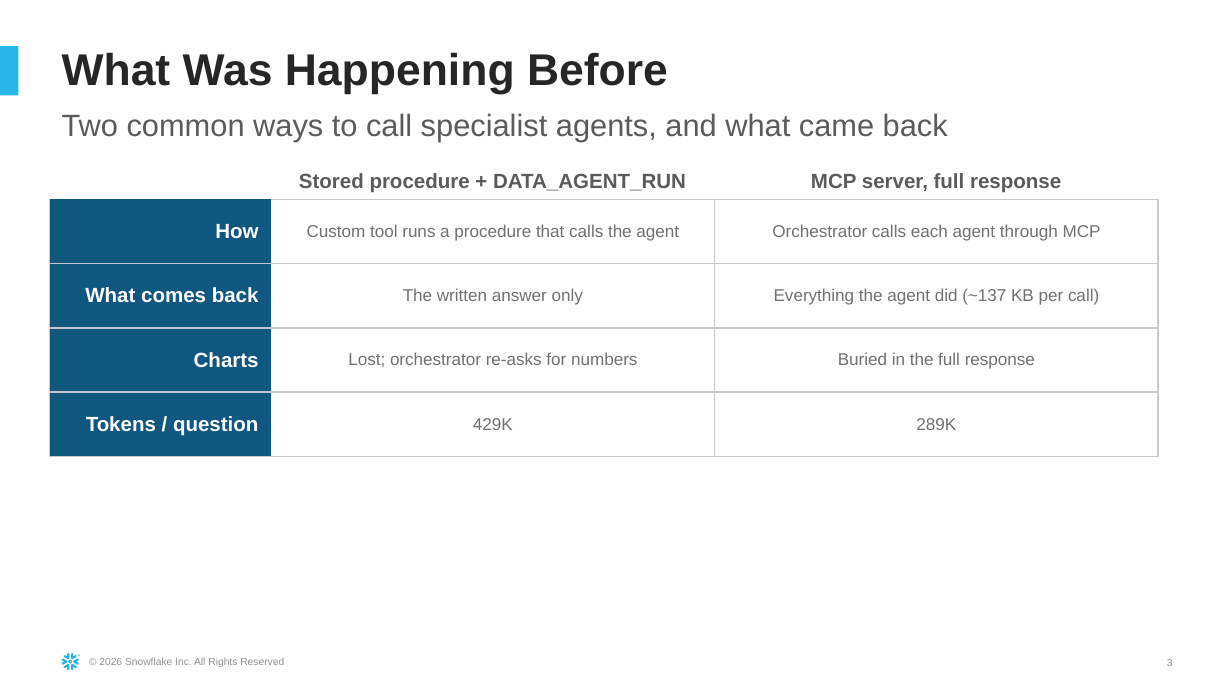
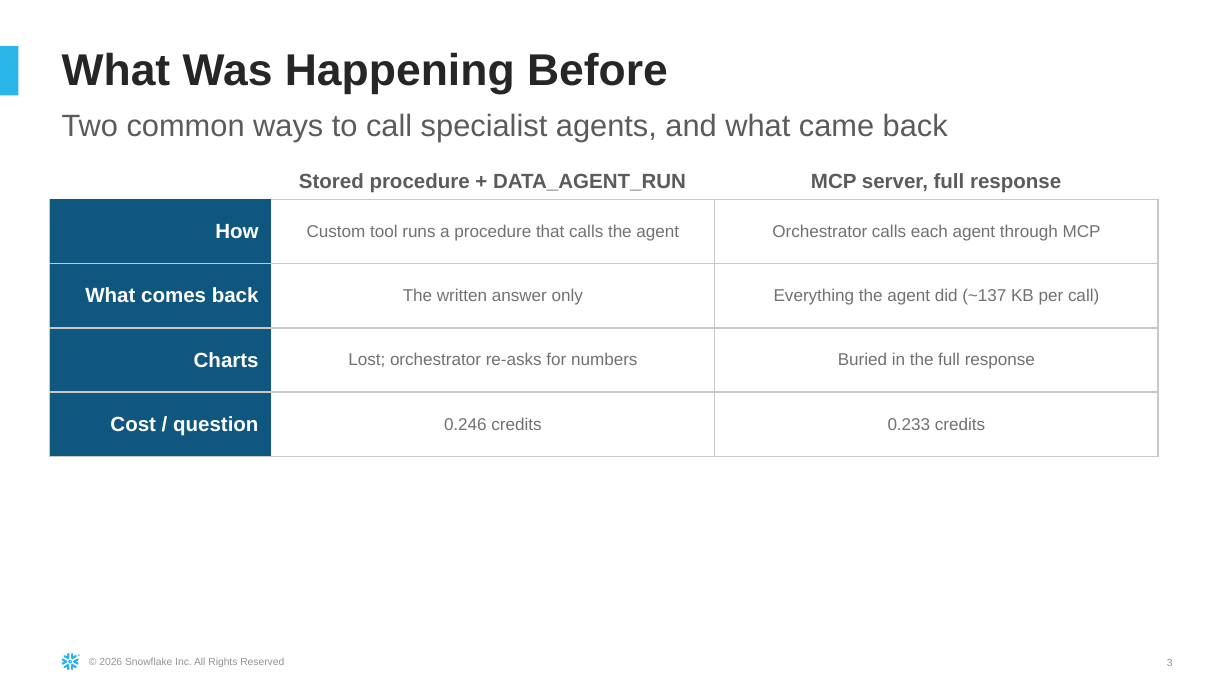
Before and after one commit to sfc-gh-hmassa/Haley_Demos, a slide deck: slide 3 of Multi_Agent_RBAC_Demo/docs/Multi-Agent_on_Cortex_Agents.pptx. Drawn at 1232x693 pixels with LibreOffice and Linux fonts; fonts in the diff are those of the drawing. Boxes give left, top, right and bottom in pixels: in the first picture for what was removed or moved away, otherwise in the second. Text is boxed around its words. In the diff, an @@ line names an element or a change of style, - is before the commit and + after.

Commit message:
Add accuracy, cost (credits from ACCOUNT_USAGE) and latency comparison to README, demo script and deck

```diff
--- a/Multi_Agent_RBAC_Demo/docs/Multi-Agent_on_Cortex_Agents.pptx
+++ b/Multi_Agent_RBAC_Demo/docs/Multi-Agent_on_Cortex_Agents.pptx
@@ table at [49,136,1158,540] @@
-row 5: Tokens / question | 429K | 289K
+row 5: Cost / question | 0.246 credits | 0.233 credits
```
Also in this commit, not shown: 3 other slides changed, 2 other files.
